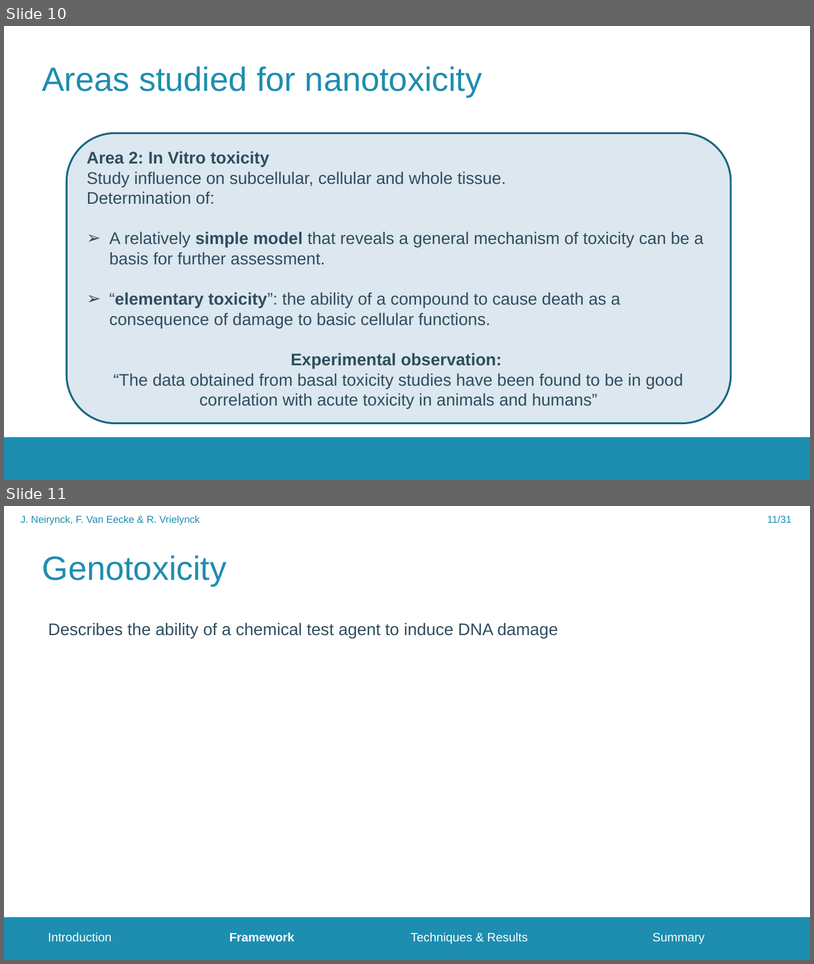
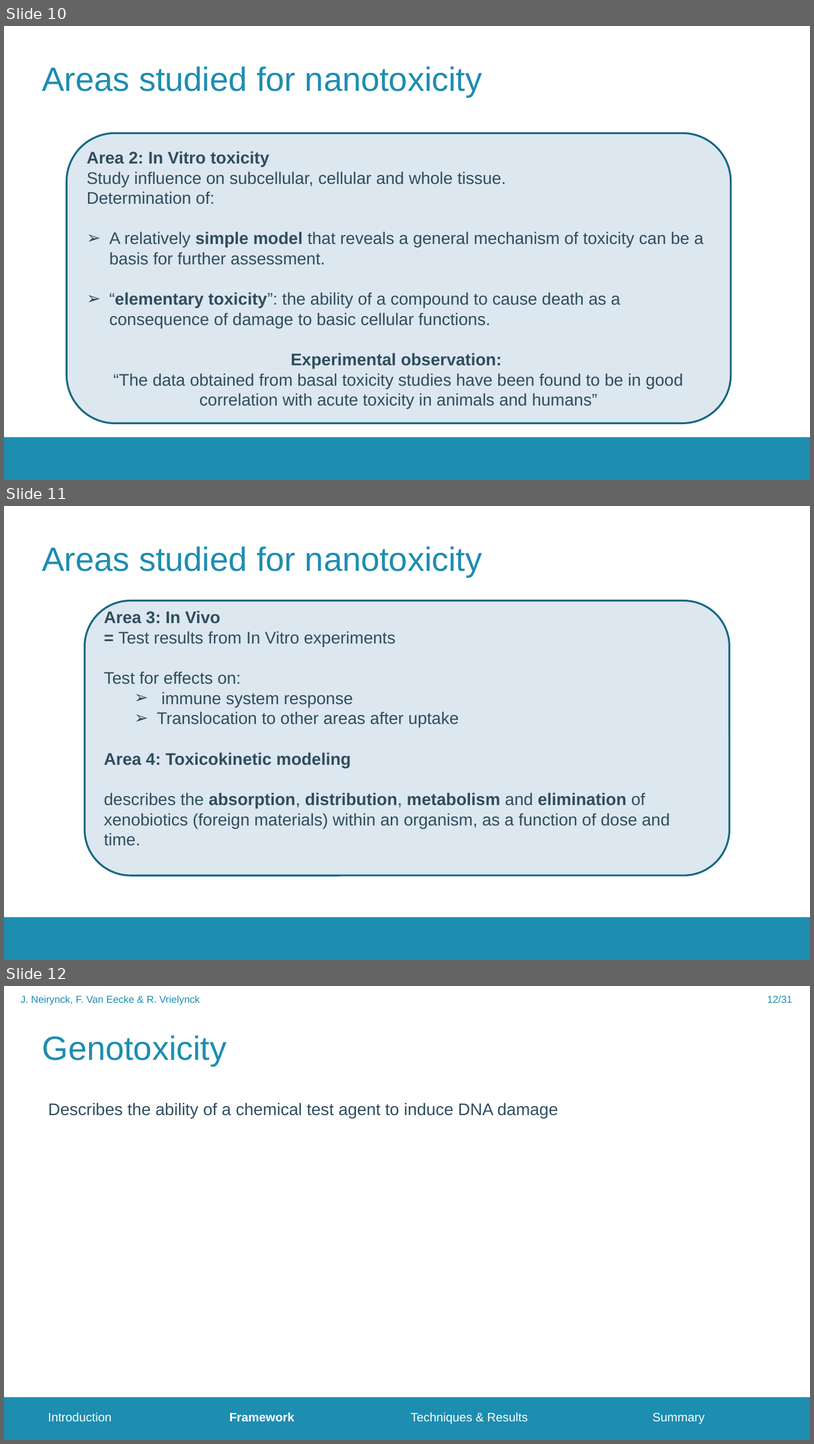
Before and after one commit to FrederikVanEecke/PresentationClusters, a slide deck: NanoparticleToxicity.pptx. Shown one above the other, each under a label of ours: slides 10 and 11 before the commit, slides 10, 11 and 12 after it. The pictures are 814x964 and 814x1444 pixels, drawn with LibreOffice and Linux fonts; fonts in the diff are those of the drawing; background and template pictures are left out. Boxes give left, top, right and bottom in pixels: in the first picture for what was removed or moved away, otherwise in the second. Text is boxed around its words. In the diff, an @@ line names an element or a change of style, - is before the commit and + after.

```diff
--- a/NanoparticleToxicity.pptx
+++ b/NanoparticleToxicity.pptx
@@ slide 11 added at (4, 506, 810, 960), background #FFFFFF; not listed: 1 template element that a slide beside it also shows @@
@@ title added at (42, 546, 482, 577), 40 pt, text #1D8DB0 @@
+Areas studied for nanotoxicity
@@ rounded rectangle added at (84, 600, 730, 875), fill #DCE7F0, outline #156882 2.25 pt, 20 pt, text #2F4D5D @@
+Area 3: In Vivo
+= Test results from In Vitro experiments
+Test for effects on:
+  ➢ immune system response
+  ➢ Translocation to other areas after uptake
+Area 4: Toxicokinetic modeling
+describes the absorption, distribution, metabolism and elimination of xenobiotics (foreign materials) within an organism, as a function of dose and time.
@@ what was slide 11 is now slide 12 @@
@@ page number at (768, 996, 793, 1003): text changed @@
-11/31
+12/31
```
Also in this commit, not shown: 2 other files.
